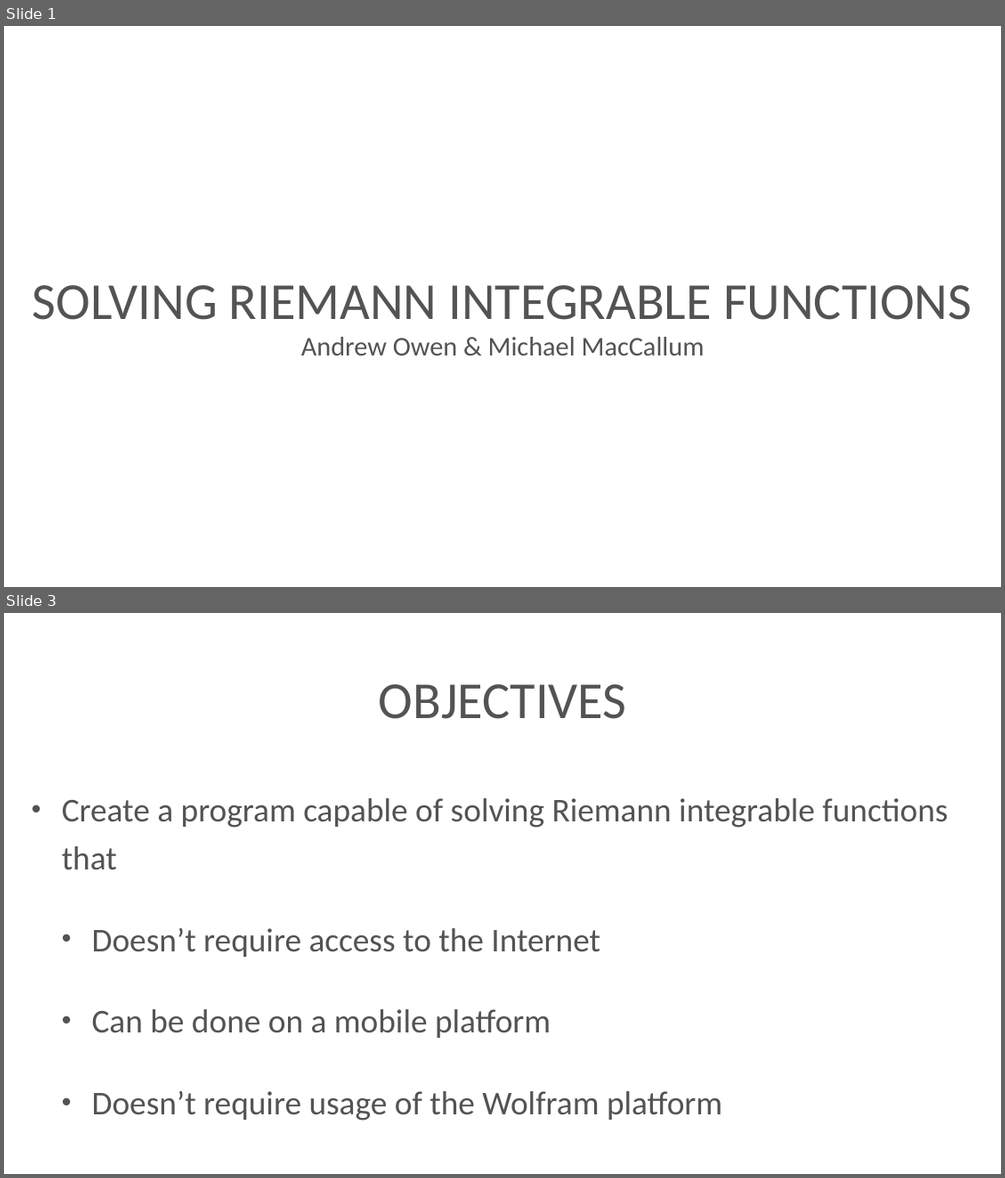
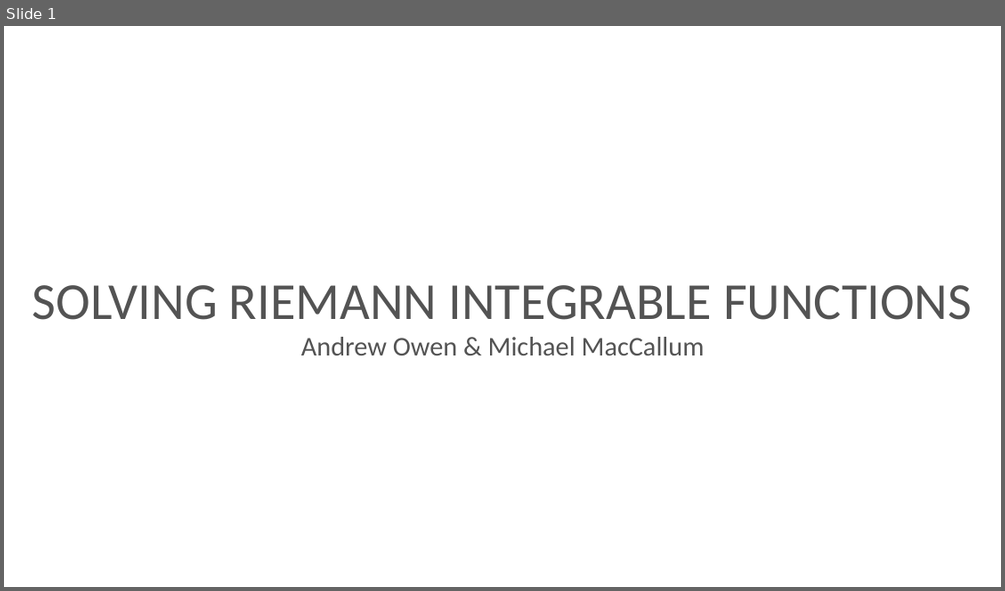
Before and after one commit to NSPostWhenIdle/RiemannSumsProject, a slide deck: Slides/RoughDraft.ppt. Shown one above the other, each under a label of ours: slides 1 and 3 before the commit, slide 1 after it; the slides between them are not shown. The pictures are 1005x1178 and 1005x591 pixels, drawn with LibreOffice and Linux fonts; fonts in the diff are those of the drawing; background and template pictures are left out. Boxes give left, top, right and bottom in pixels: in the first picture for what was removed or moved away, otherwise in the second. Text is boxed around its words. In the diff, an @@ line names an element or a change of style, - is before the commit and + after.

```diff
--- a/Slides/RoughDraft.ppt
+++ b/Slides/RoughDraft.ppt
@@ slide 3 removed at [4,613,1001,1174], background picture (left out) @@
@@ title removed at [379,684,627,719] @@
-OBJECTIVES
@@ text removed at [62,798,947,1120] @@
-• Create a program capable of solving Riemann integrable functions that
-  • Doesn’t require access to the Internet
-  • Can be done on a mobile platform
-  • Doesn’t require usage of the Wolfram platform
```
Also in this commit, not shown: 1 slide changed, 6 slides added, 4 other slides removed, 2 other files.
